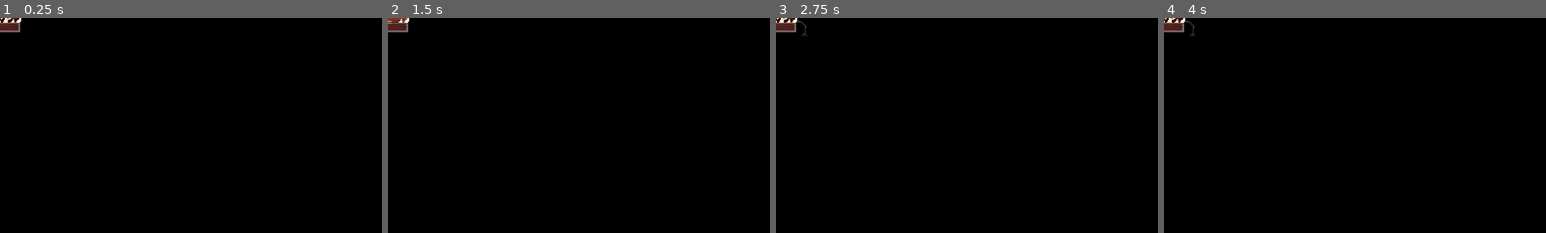
Above: before the commit, frames 1-4 (left to right).
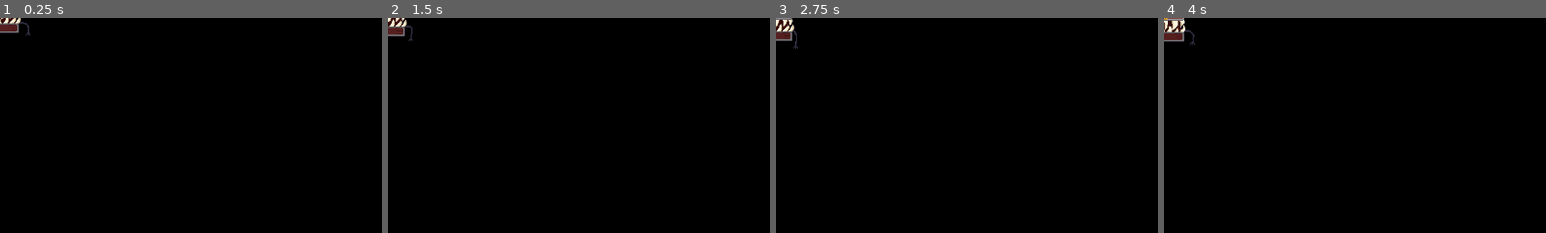
Above: after the commit, the same moments.

Repository: mtab-dev/bulletspeel
Game: Godot game, scene res://scenes/enemies/mimic.tscn
Same seed, same stepped clock (60 frames per second), same inputs: the game is played once before the commit and once after it. This scene is started directly instead of the project's main scene.
Inputs (mouse positions are % of the whole screen's width and height, from its top left):
- Up to frame 1 (0.25 s): no input
- Up to frame 2 (1.5 s): tap Enter at 0.5 s; move the mouse to (72, 45) at 0.52 s; hold D (right) 0.53-1.25 s; click (72, 45) at 0.67 s; tap Space at 1.25 s; drag from (30, 55) to (45, 70) at 1.27 s
- Up to frame 3 (2.75 s): move the mouse to (60, 28) at 2.02 s; hold D (right) from 2.03 s (still down)
- Up to frame 4 (4 s): release D (right) at 2.75 s; drag from (45, 70) to (20, 35) at 2.77 s; move the mouse to (80, 65) at 3.52 s; hold A (left) from 3.53 s (still down)
The pictures show only the part of the screen within x 0-50%, y 0-50%; the shares and areas given below are measured in that part.

The runs differ from the first frame. In frame 1, 0.3% of the frame differs, in the area x 0-8%, y 0-9%; in frame 2, 0.4%; in frame 3, 0.6%; in frame 4, 0.7%, in the area x 0-9%, y 0-13%.
Error before the commit: Invalid access to property or key 'global_position' on a base object of type 'null instance'. (res://scripts/enemies/mimic/idleState.gd:30)
Error after the commit: Invalid access to property or key 'global_position' on a base object of type 'null instance'. (res://scripts/enemies/mimic/idleState.gd:29)

Commit message:
feat: mimic now chase and idle

Diff:
--- a/scenes/enemies/mimic.tscn
+++ b/scenes/enemies/mimic.tscn
@@ -36,6 +36,9 @@
 [ext_resource type="Script" path="res://scripts/enemies/mimic/idleState.gd" id="34_1s0x5"]
 [ext_resource type="Script" path="res://scripts/enemies/mimic/chaseState.gd" id="35_y4i3l"]
 
+[sub_resource type="RectangleShape2D" id="RectangleShape2D_l1msd"]
+size = Vector2(68, 45)
+
 [sub_resource type="SpriteFrames" id="SpriteFrames_td4oq"]
 animations = [{
 "frames": [{
@@ -63,7 +66,7 @@
 "duration": 1.0,
 "texture": ExtResource("8_lwvl8")
 }],
-"loop": true,
+"loop": false,
 "name": &"attack",
 "speed": 5.0
 }, {
@@ -149,19 +152,21 @@
 "speed": 5.0
 }]
 
-[sub_resource type="RectangleShape2D" id="RectangleShape2D_l1msd"]
-size = Vector2(60, 44)
-
 [node name="mimic" type="CharacterBody2D"]
 script = ExtResource("1_5cwa8")
+
+[node name="hitBox" type="Area2D" parent="."]
+
+[node name="collision" type="CollisionShape2D" parent="hitBox"]
+position = Vector2(2, -1.5)
+shape = SubResource("RectangleShape2D_l1msd")
+debug_color = Color(0.786512, 0.304374, 0.772888, 0.42)
 
 [node name="animation" type="AnimatedSprite2D" parent="."]
 sprite_frames = SubResource("SpriteFrames_td4oq")
 animation = &"goingUp"
-frame = 12
-frame_progress = 1.0
 
-[node name="CollisionShape2D" type="CollisionShape2D" parent="."]
+[node name="collisor" type="CollisionShape2D" parent="."]
 position = Vector2(1, -1)
 shape = SubResource("RectangleShape2D_l1msd")
 
@@ -185,4 +190,7 @@
 enemy = NodePath("../..")
 texture = NodePath("../../animation")
 
+[connection signal="area_entered" from="hitBox" to="." method="_on_hit_box_area_entered"]
+[connection signal="body_entered" from="hitBox" to="." method="_on_hit_box_body_entered"]
+[connection signal="body_entered" from="hitBox" to="stateMachine/chase" method="_on_hit_box_body_entered"]
 [connection signal="animation_finished" from="animation" to="." method="_on_animation_animation_finished"]
--- a/scripts/enemies/mimic.gd
+++ b/scripts/enemies/mimic.gd
@@ -2,16 +2,38 @@
 
 @onready var animation: AnimatedSprite2D = $animation
 @onready var healthBar: ProgressBar = $HealthBar
+var health = 7
+var player: CharacterBody2D
 
-var health: int = 6
-
-func _ready() -> void:
+func _ready():
+	player = get_tree().get_first_node_in_group("Player")
+	animation.play('goingUp')
 	health = 6
-	animation.play('goingUp')
 	healthBar.initHealth(health)
 
-func _process(delta: float) -> void:
-	pass
+func _physics_process(delta):
+	if velocity:
+		animation.play('walking')
+	if velocity.x > 0:
+		animation.flip_h = false
+	else:
+		animation.flip_h = true
+	move_and_slide()
+
+func _on_hit_box_body_entered(body: Node2D) -> void:
+	if body.is_in_group('Player'):
+		Global.life -= 1
+		animation.play('attack')
+
+
+func _on_hit_box_area_entered(area: Area2D) -> void:
+	if area.is_in_group('Bullets'):
+		animation.play('attack')
+		health -= 1
+		healthBar.health = health
+		if health <= 0:
+			queue_free()
+
 
 func _on_animation_animation_finished() -> void:
 	animation.play('idle')
--- a/scripts/enemies/mimic/chaseState.gd
+++ b/scripts/enemies/mimic/chaseState.gd
@@ -1,7 +1,7 @@
 extends State
 class_name MimicChase
 
-@export var moveSpeed = 80
+@export var moveSpeed = 110
 @export var enemy: CharacterBody2D
 @export var texture: AnimatedSprite2D
 var player: CharacterBody2D
@@ -10,12 +10,18 @@
 
 func Enter():
 	player = get_tree().get_first_node_in_group("Player")
-	texture.play('walking')
 
 func PhysicsUpdate(_delta: float):
 	var direction = player.global_position - enemy.global_position
 	var distance = direction.length()
 	if distance > 150:
+		texture.play('walking')
 		enemy.velocity = direction.normalized() * moveSpeed
 	if distance > 300:
 		Transitioned.emit(self, "idle")
+
+
+
+
+func _on_hit_box_body_entered(body: Node2D) -> void:
+	texture.play('attack')
--- a/scripts/enemies/mimic/idleState.gd
+++ b/scripts/enemies/mimic/idleState.gd
@@ -15,7 +15,6 @@
 
 func Enter():
 	player = get_tree().get_first_node_in_group("Player")
-	texture.play('idle')
 	randomizeWander()
 
 func Update(delta: float):
